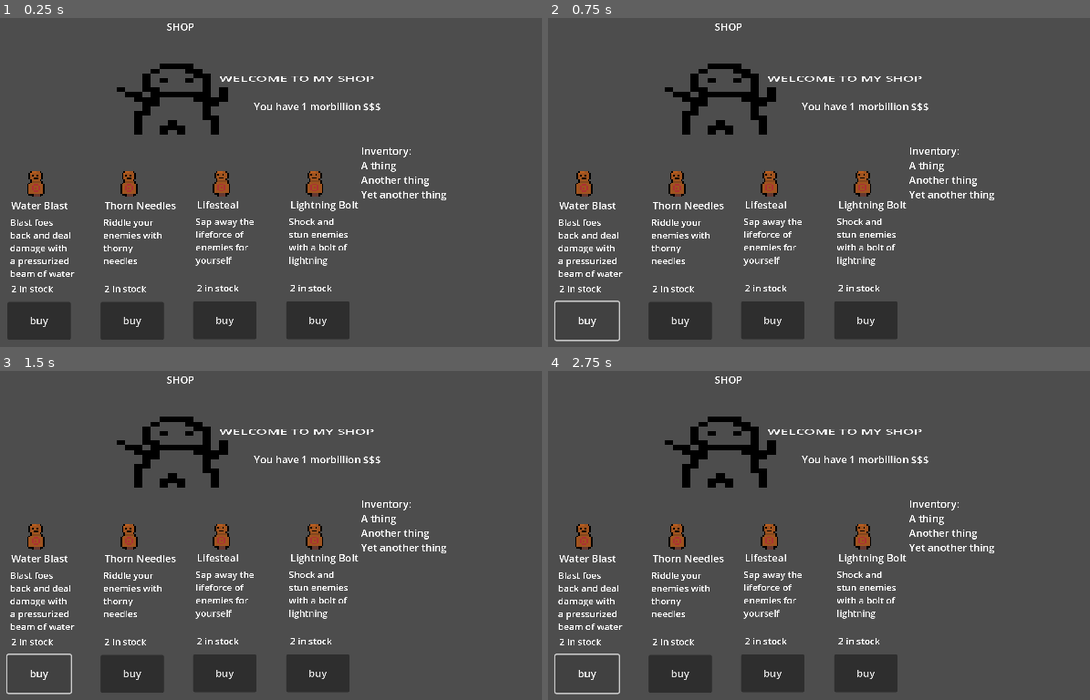
Above: before the commit, frames 1-4 (two rows, left to right).
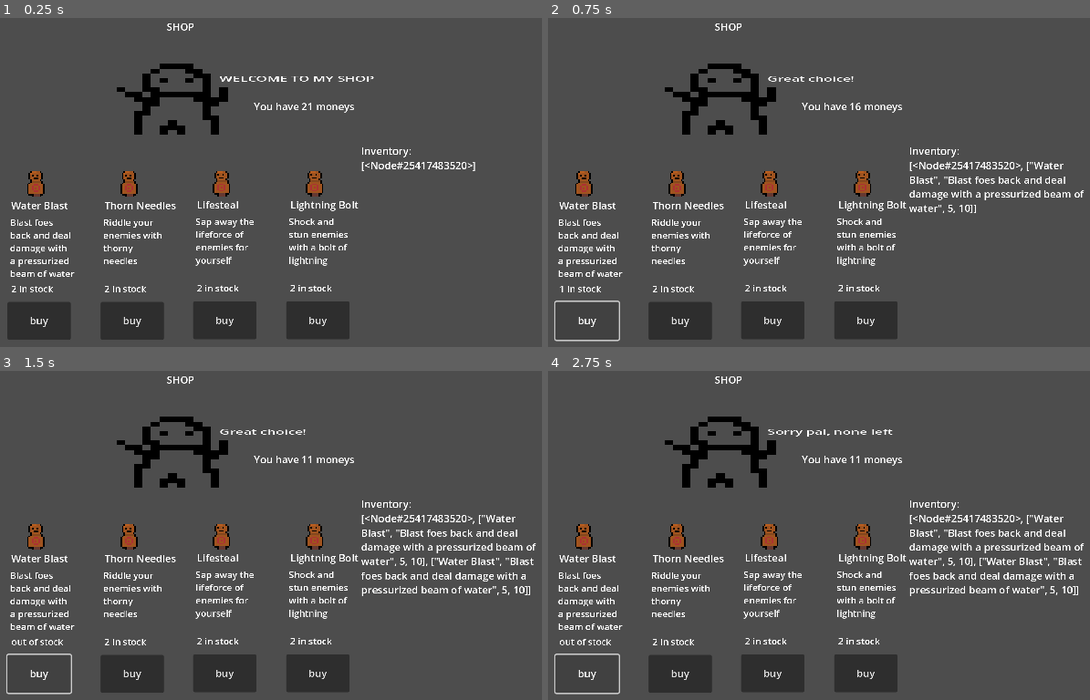
Above: after the commit, the same moments.

Repository: CoderXam/UntitledGameJame104
Game: Godot game, scene res://Scenes/shop/shop_scene.tscn
The game is run twice, just before and just after one commit, with the same random seed, the same clock (stepped at 60 frames per second) and the same inputs.
Inputs:
- Up to frame 1 (0.25 s): no input
- Up to frame 2 (0.75 s): click "buy" at 0.5 s
- Up to frame 3 (1.5 s): click "buy" at 1.25 s
- Up to frame 4 (2.75 s): click "buy" at 2 s

The runs differ from the first frame. In frame 1, 0.7% of the frame differs, in the area x 55-88%, y 25-56%; in frame 2, 1.5%; in frame 3, 2.3%; in frame 4, 2.3%, in the area x 2-99%, y 17-84%.
Error before the commit: Parse Error: Too few arguments for "new()" call. Expected at least 4 but received 0. (res://player_data.gd:9)

Commit message:
fix starting rune (test item)

Diff:
--- a/player_data.gd
+++ b/player_data.gd
@@ -6,13 +6,11 @@
 @export var currency = 21
 
 var inventory: Array = []
-var starting_rune: Rune = Rune.new()
+var starting_rune: Rune = Rune.new("magic thing","a magical thing",0,0)
 
 # Called when the node enters the scene tree for the first time.
 func _ready() -> void:
 	print("Hello Player")
-	starting_rune.name = "magic thing"
-	starting_rune.description = "a magical thing"
 	add_to_inventory(starting_rune)
 
 
